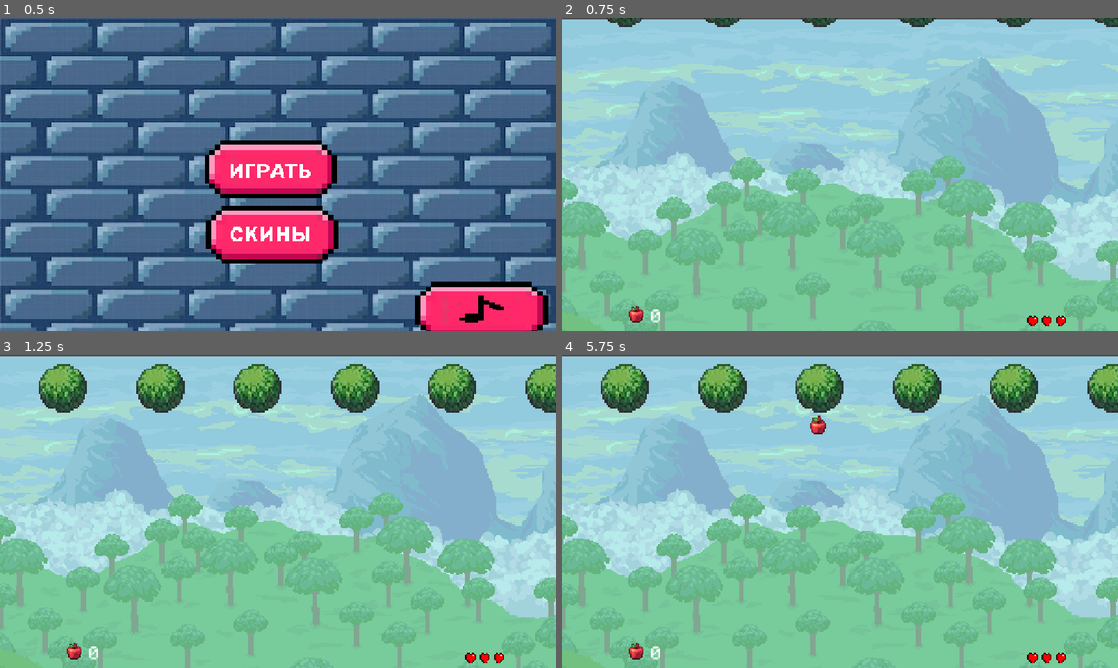
Above: before the commit, frames 1-4 (two rows, left to right).
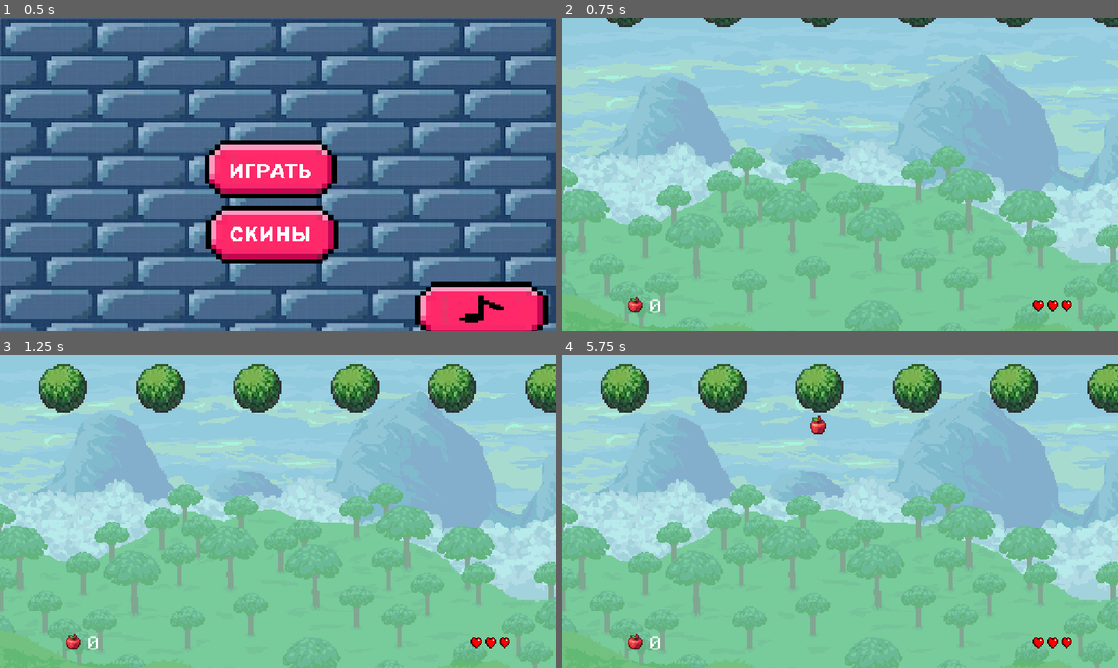
Above: after the commit, the same moments.

Repository: VIxeny/Ship
Game: Godot game, scene res://scenes/MainMenu.tscn
Same seed, same stepped clock (60 frames per second), same inputs: the game is played once before the commit and once after it.
Inputs (mouse positions are in pixels of both pictures, inside the frame that each line leads up to):
- Up to frame 1 (0.5 s): no input
- Up to frame 2 (0.75 s): click (834, 168) at 0.5 s
- Up to frame 3 (1.25 s): no input
- Up to frame 4 (5.75 s): hold Right 1.28-2.03 s; tap Enter at 2, 3.5, 5 s; hold Left 2.03-2.78 s; tap Space at 2.75, 4.25 s; hold Right 2.78-4.28 s; hold Left from 4.28 s (still down)

Frame 1 is identical in both runs. In frame 2, 22% of the frame differs, in the area x 0-100%, y 0-100%; in frame 3, 22%; in frame 4, 22%.

Commit message:
Textures size 16:9

Diff:
--- a/scenes/main.tscn
+++ b/scenes/main.tscn
@@ -38,7 +38,7 @@
 script = ExtResource("1_0ld40")
 
 [node name="player" type="RigidBody2D" parent="."]
-position = Vector2(639, 681)
+position = Vector2(660, 630)
 gravity_scale = 0.0
 script = ExtResource("2_o6xl0")
 rocket = ExtResource("3_tipki")
@@ -106,8 +106,10 @@
 unique_name_in_owner = true
 layout_mode = 3
 anchors_preset = 0
-offset_right = 40.0
-offset_bottom = 40.0
+offset_left = 13.0
+offset_top = -34.0
+offset_right = 53.0
+offset_bottom = 6.0
 script = ExtResource("8_85g3d")
 arrayH = [NodePath("TextureRect"), NodePath("TextureRect2"), NodePath("TextureRect3")]
 
@@ -138,8 +140,10 @@
 [node name="Apples" type="Control" parent="CanvasLayer"]
 layout_mode = 3
 anchors_preset = 0
-offset_right = 40.0
-offset_bottom = 40.0
+offset_left = -2.0
+offset_top = -21.0
+offset_right = 38.0
+offset_bottom = 19.0
 
 [node name="TextureRect" type="TextureRect" parent="CanvasLayer/Apples"]
 layout_mode = 0
@@ -186,7 +190,7 @@
 
 [node name="Sprite2D" type="Sprite2D" parent="."]
 z_index = -1
-position = Vector2(640, 386)
+position = Vector2(640, 360)
 texture = ExtResource("14_a8y0u")
 script = ExtResource("16_muem4")
 
Binary file changed: assets/background1.png
